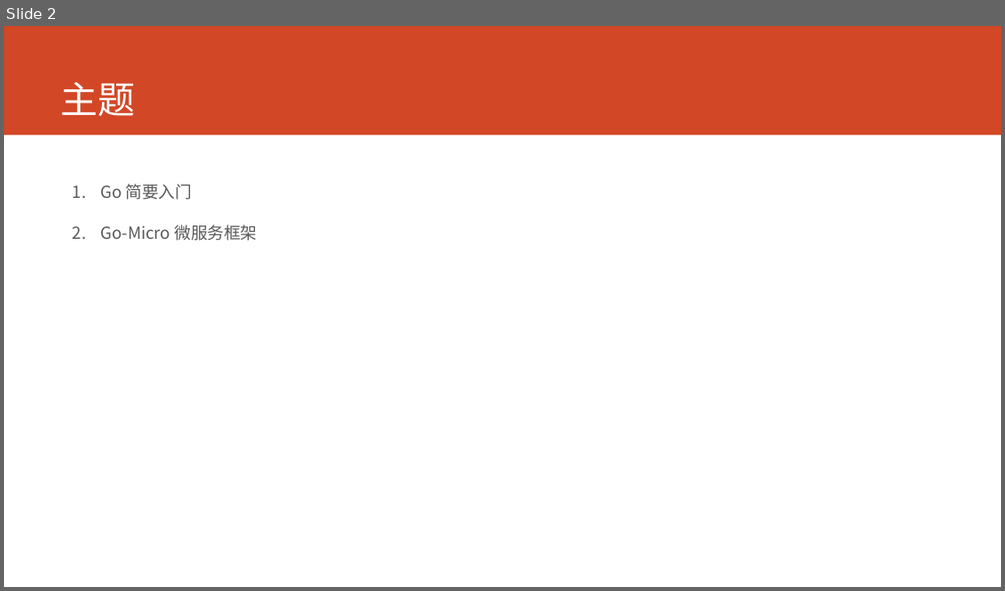
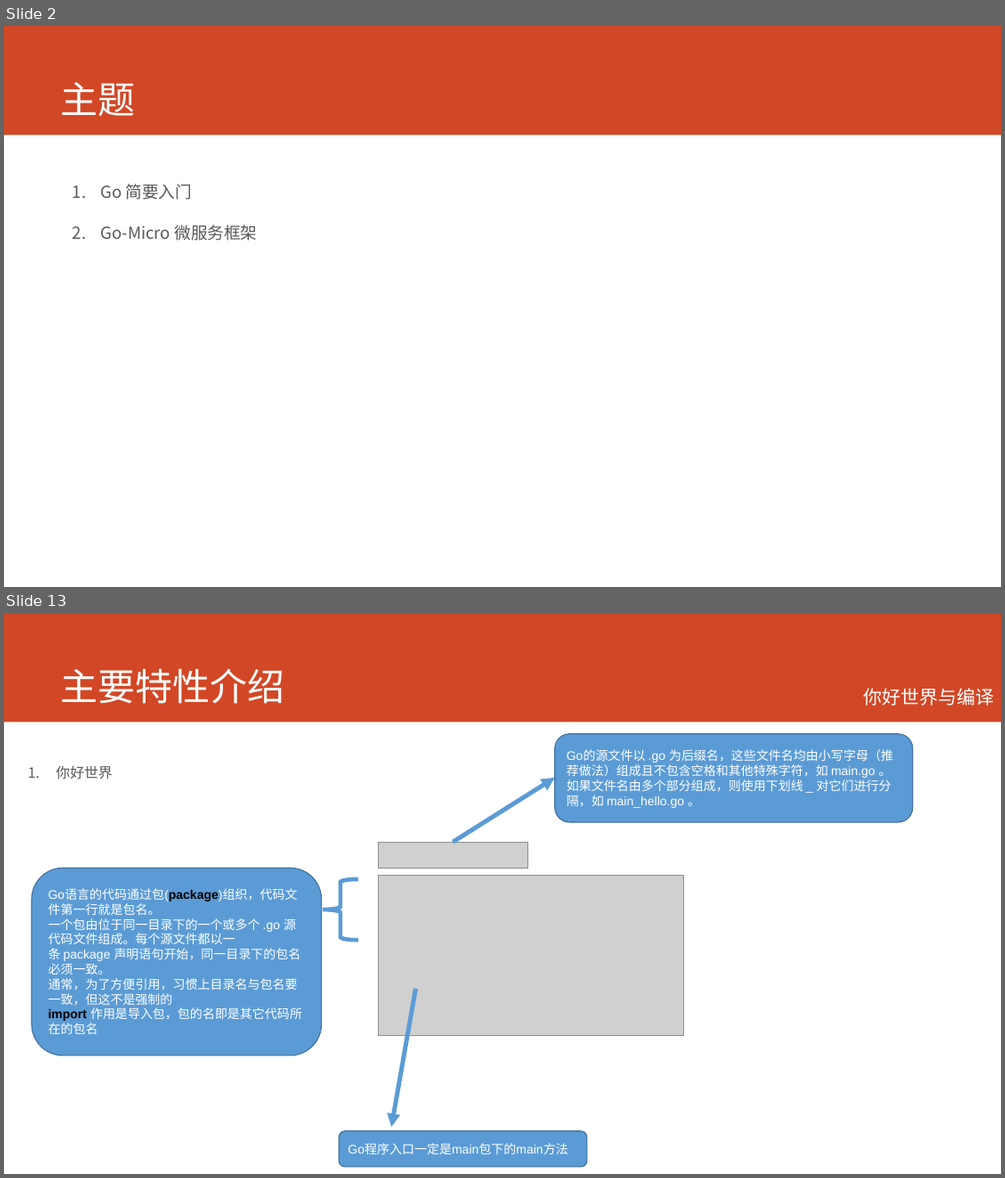
Before and after one commit to printfcoder/printfcoder, a slide deck: course/course-for-emc.pptx. Shown one above the other, each under a label of ours: slide 2 before the commit, slides 2 and 13 after it; the slides between them are not shown. The pictures are 1005x591 and 1005x1178 pixels, drawn with LibreOffice and Linux fonts; fonts in the diff are those of the drawing; grey boxes stand for pictures. Boxes give left, top, right and bottom in pixels: in the first picture for what was removed or moved away, otherwise in the second. Text is boxed around its words. In the diff, an @@ line names an element or a change of style, - is before the commit and + after.

```diff
--- a/course/course-for-emc.pptx
+++ b/course/course-for-emc.pptx
@@ slide 13 added at (4,613,1001,1174), background #FFFFFF; not listed: 1 template element that a slide beside it also shows @@
@@ title added at (61,668,285,704), 36 pt, text #FFFFFF @@
+主要特性介绍
@@ text added at (863,688,994,706), 18 pt, text #FFFFFF @@
+你好世界与编译
@@ rounded rectangle added at (555,734,914,822), fill #5B9BD5, outline #43739E 1 pt, 12 pt, text #FFFFFF @@
+Go的源文件以 .go 为后缀名，这些文件名均由小写字母（推荐做法）组成且不包含空格和其他特殊字符，如 main.go 。
+如果文件名由多个部分组成，则使用下划线 _ 对它们进行分隔，如 main_hello.go 。
@@ text added at (56,765,112,779), 13.6 pt, text #595959 @@
+1. 你好世界
@@ arrow added from (453, 842) to (555, 778), #5B9BD5 4.25 pt @@
@@ picture added at (378,842,527,868) @@
@@ rounded rectangle added at (32,868,322,1055), fill #5B9BD5, outline #43739E 1 pt, 12 pt, text #FFFFFF @@
+Go语言的代码通过包(package)组织，代码文件第一行就是包名。
+一个包由位于同一目录下的一个或多个 .go 源代码文件组成。每个源文件都以一条 package 声明语句开始，同一目录下的包名必须一致。
+通常，为了方便引用，习惯上目录名与包名要一致，但这不是强制的
+import 作用是导入包，包的名即是其它代码所在的包名
@@ left brace added at (323,879,357,940), outline #5B9BD5 4 pt @@
@@ picture added at (378,876,683,1036) @@
@@ arrow added from (416, 989) to (391, 1127), #5B9BD5 4.25 pt @@
@@ rounded rectangle added at (339,1131,587,1167), fill #5B9BD5, outline #43739E 1 pt, 12 pt, text #FFFFFF @@
+Go程序入口一定是main包下的main方法
```
Also in this commit, not shown: 3 slides changed, 31 other slides added, 1 slide removed, 12 other files.
